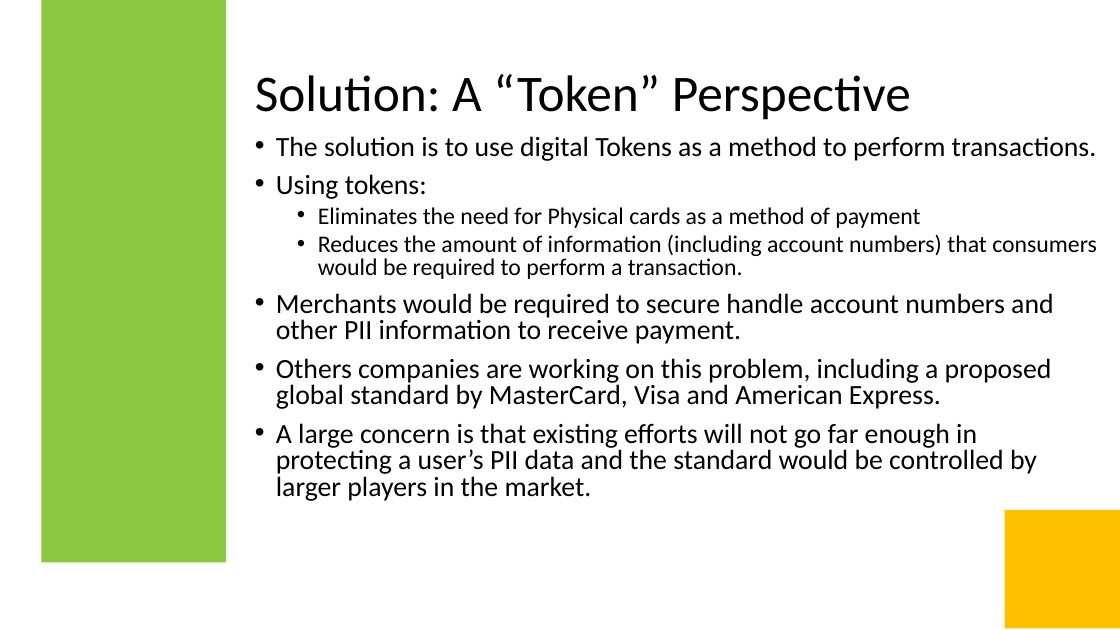
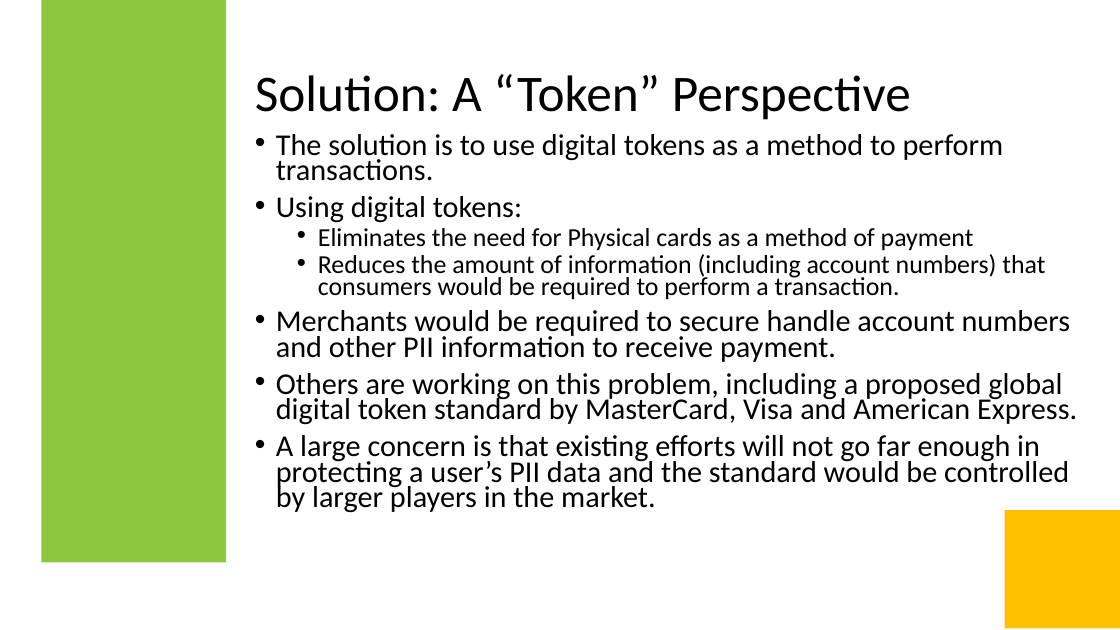
Before and after one commit to openIOU/OI-Standard, a slide deck: slide 3 of fancy/openPayment - Original Draft.pptx. Drawn at 1120x630 pixels with LibreOffice and Linux fonts; fonts in the diff are those of the drawing. Boxes give left, top, right and bottom in pixels: in the first picture for what was removed or moved away, otherwise in the second. Text is boxed around its words. In the diff, an @@ line names an element or a change of style, - is before the commit and + after.

```diff
--- a/fancy/openPayment - Original Draft.pptx
+++ b/fancy/openPayment - Original Draft.pptx
@@ text at [276, 134, 1004, 223]: text changed; size 23.8 to 25.9 pt @@
-• The solution is to use digital Tokens as a method to perform transactions.
-• Using tokens:
+• The solution is to use digital tokens as a method to perform transactions.
+• Using digital tokens:
@@ text at [276, 228, 1071, 513]: size 20.4 to 22.2 pt in "Eliminates the need for Physical cards as ...", "Reduces the amount of information (including account ..."; size 23.8 to 25.9 pt in "Merchants would be required to secure handle ...", "A large concern is that existing efforts ..."; line spacing 0.8 to 0.7 @@
@@ text at [276, 373, 1077, 425]: text changed; size 23.8 to 25.9 pt @@
-• Others companies are working on this problem, including a proposed global standard by MasterCard, Visa and American Express.
+• Others are working on this problem, including a proposed global digital token standard by MasterCard, Visa and American Express.
```
Also in this commit, not shown: 2 other slides changed.
